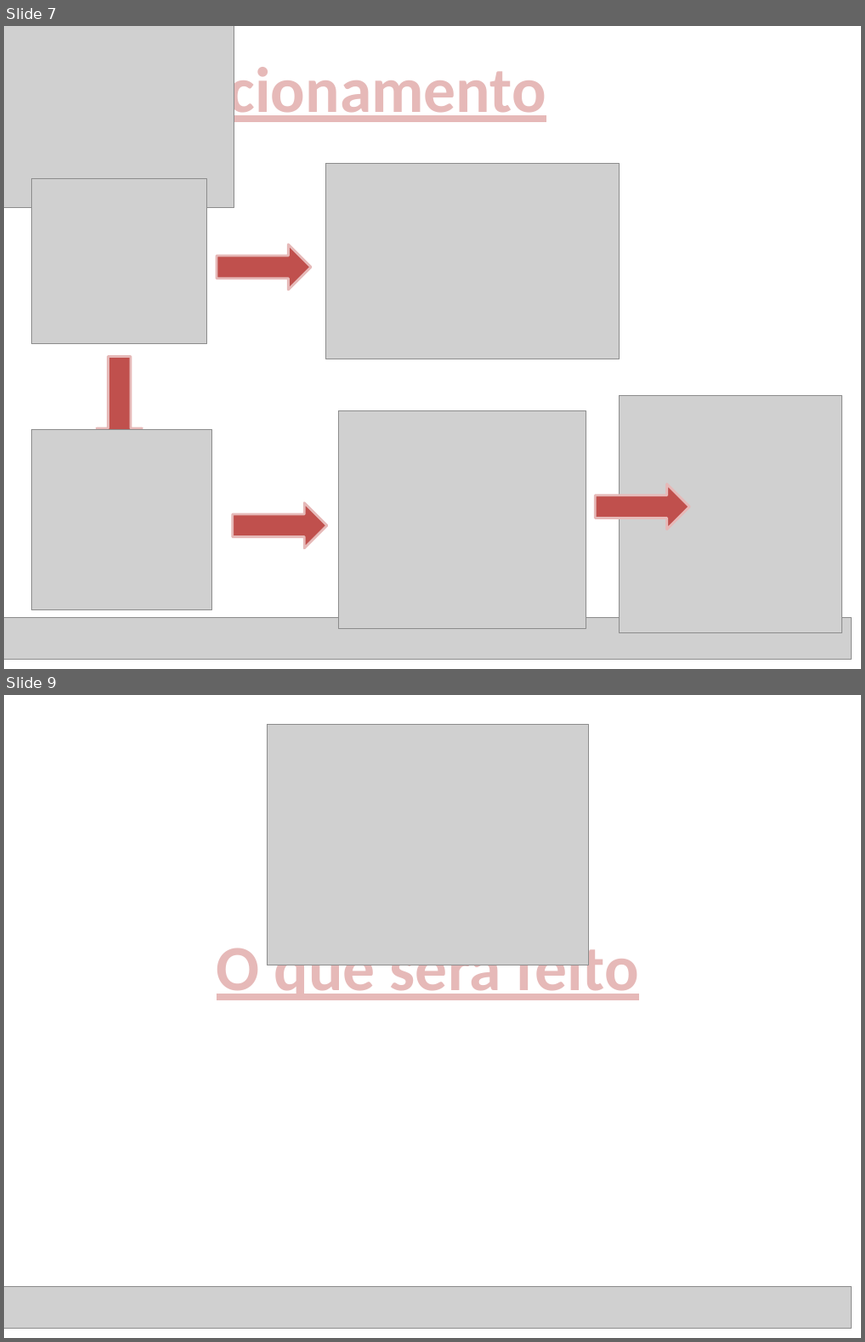
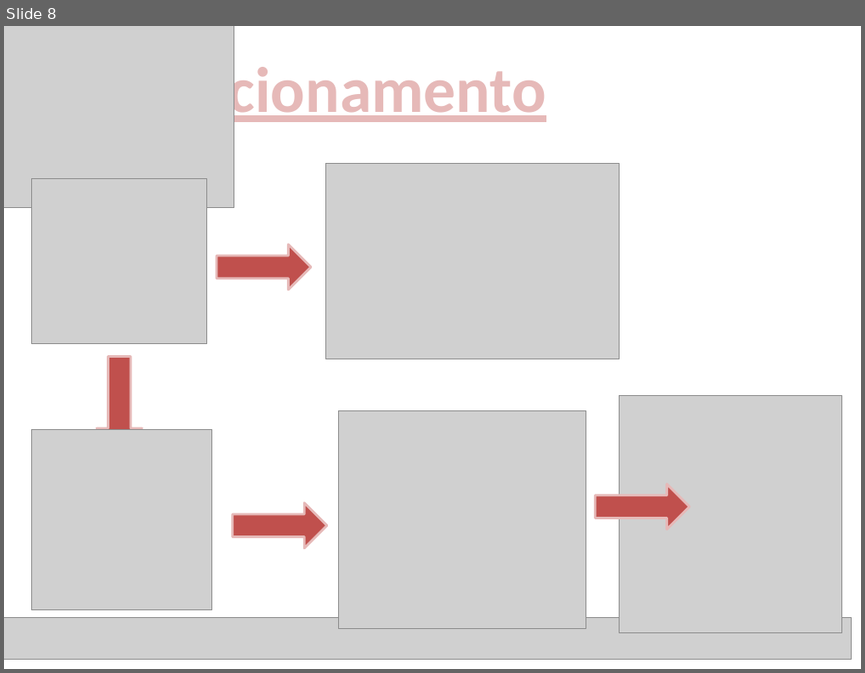
Before and after one commit to HenriqueLeal/Iniciacao, a slide deck: power point/Apresentação.pptx. Shown one above the other, each under a label of ours: slides 7 and 9 before the commit, slide 8 after it; the slides between them are not shown. The pictures are 865x1342 and 865x673 pixels, drawn with LibreOffice and Linux fonts; fonts in the diff are those of the drawing; grey boxes stand for pictures. Boxes give left, top, right and bottom in pixels: in the first picture for what was removed or moved away, otherwise in the second. Text is boxed around its words. In the diff, an @@ line names an element or a change of style, - is before the commit and + after.

```diff
--- a/power point/Apresentação.pptx
+++ b/power point/Apresentação.pptx
@@ slide 9 removed at bbox=[4, 695, 861, 1338], background #FFFFFF @@
@@ picture removed at bbox=[267, 724, 588, 965] @@
@@ text removed at bbox=[216, 937, 639, 1005] @@
-O que será feito
@@ picture removed at bbox=[4, 1287, 851, 1328] @@
@@ what was slide 7 is now slide 8 @@
```
Also in this commit, not shown: 5 slides changed, 5 slides added, 1 other slide removed, 2 other files.
